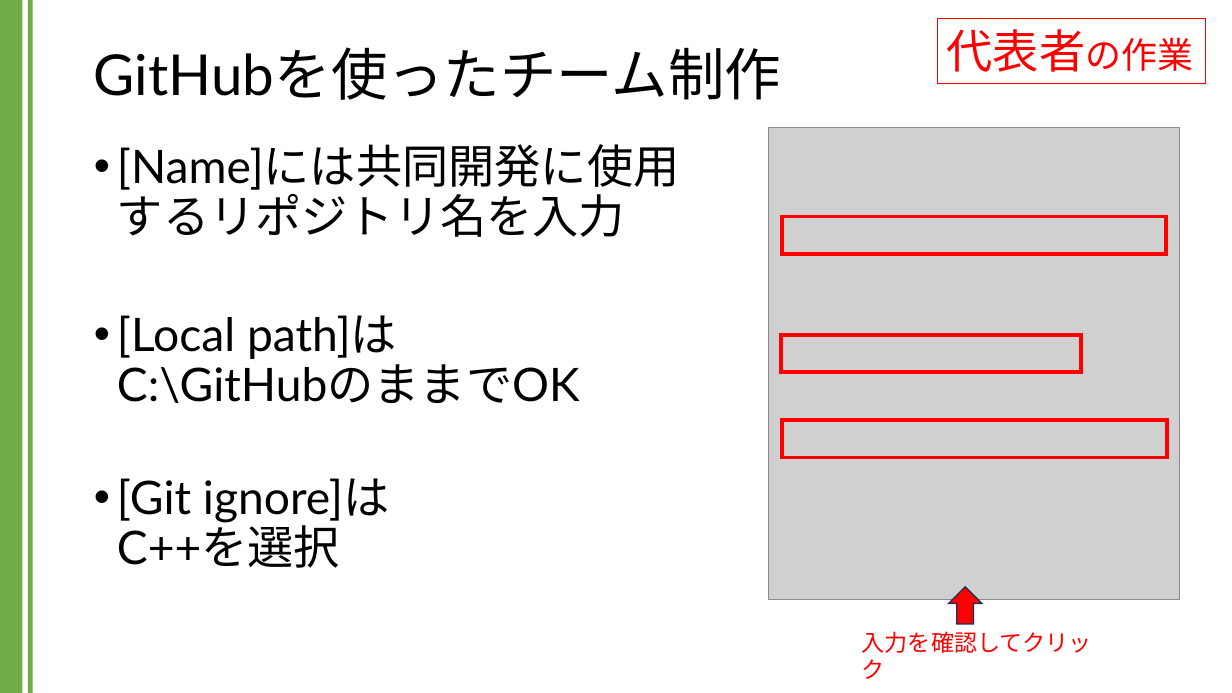
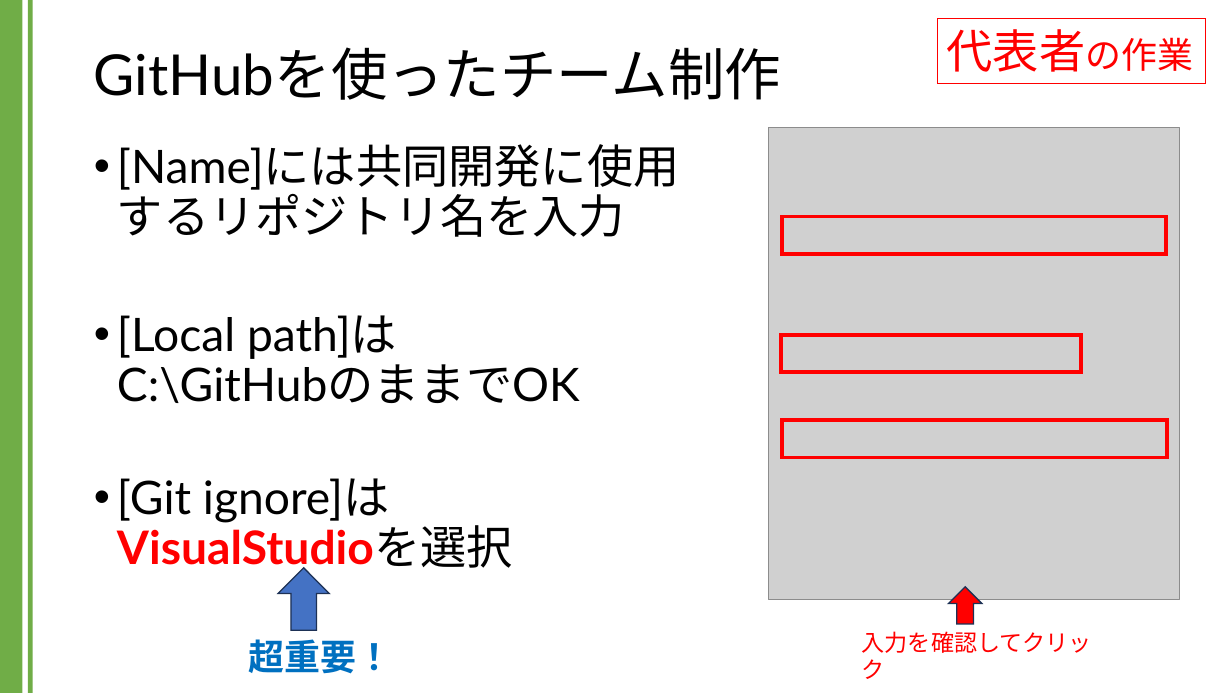
Before and after one commit to kic-murata/cpp2024, a slide deck: slide 4 of 授業資料/GitHubを用いたチーム制作.pptx. Drawn at 1232x693 pixels with LibreOffice and Linux fonts; fonts in the diff are those of the drawing; grey boxes stand for pictures. Boxes give left, top, right and bottom in pixels: in the first picture for what was removed or moved away, otherwise in the second. Text is boxed around its words. In the diff, an @@ line names an element or a change of style, - is before the commit and + after.

```diff
--- a/授業資料/GitHubを用いたチーム制作.pptx
+++ b/授業資料/GitHubを用いたチーム制作.pptx
@@ text at <box>117,478,513,572</box>: text changed @@
-• [Git ignore]は
-  C++を選択
+• [Git ignore]は
+  VisualStudioを選択
@@ down arrow added at <box>278,568,329,630</box>, fill #4472C4, outline #1E3256 1 pt @@
@@ text added at <box>249,639,393,674</box>, 28 pt, text #0070C0, bold @@
+超重要！
```
Also in this commit, not shown: 2 other slides changed, 1 other file.
